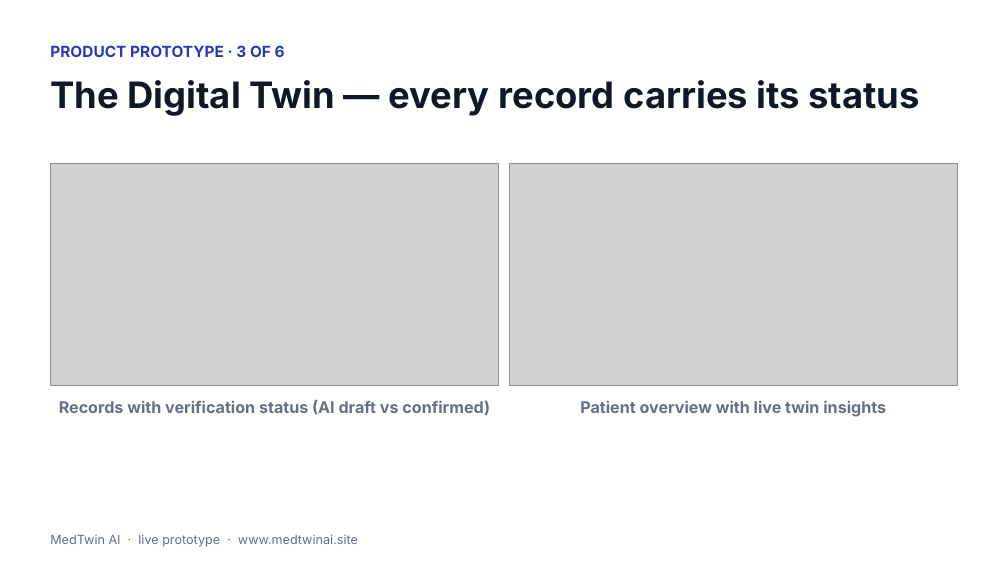
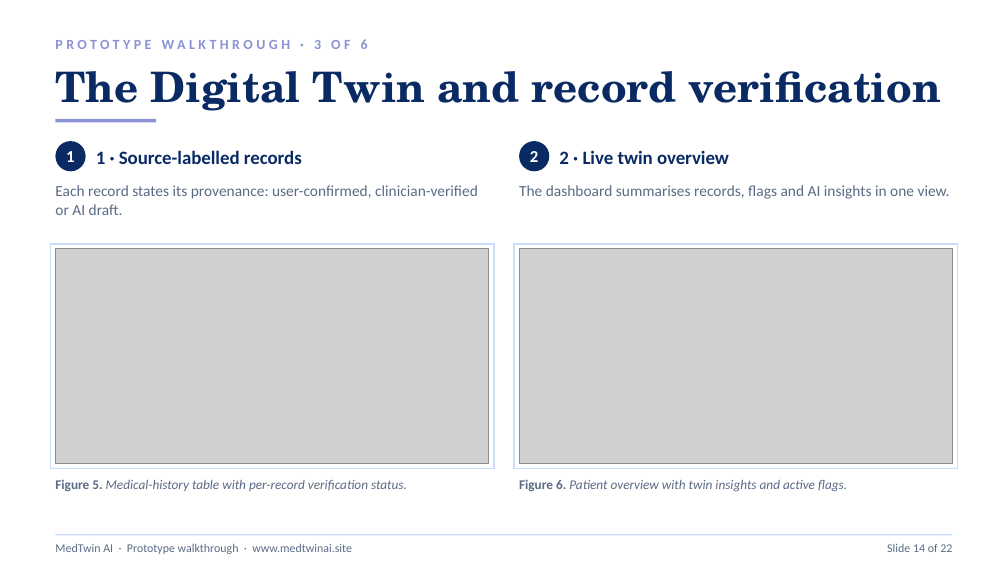
Before and after one commit to simul49/MedTwin-AI, a slide deck: slide 14 of MedTwin-AI-Presentation.pptx. Drawn at 1008x567 pixels with LibreOffice and Linux fonts; fonts in the diff are those of the drawing; grey boxes stand for pictures. Boxes give left, top, right and bottom in pixels: in the first picture for what was removed or moved away, otherwise in the second. Text is boxed around its words. In the diff, an @@ line names an element or a change of style, - is before the commit and + after.

Commit message:
docs: restyle prototype slides to match deck design system (Georgia titles, figure numbering, step badges)

```diff
--- a/MedTwin-AI-Presentation.pptx
+++ b/MedTwin-AI-Presentation.pptx
@@ text at [55, 39, 368, 49]: text changed; size 11 to 10 pt; font Inter to Calibri; text colour #2539B4 to #8B93D6 @@
-PRODUCT PROTOTYPE · 3 OF 6
+PROTOTYPE WALKTHROUGH · 3 OF 6
@@ text at [55, 71, 940, 111]: text changed; size 26 to 30 pt; font Inter to TeX Gyre Schola; text colour #101828 to #0A2A63 @@
-The Digital Twin — every record carries its status
+The Digital Twin and record verification
@@ rectangle added at [55, 119, 156, 123], fill #8B93D6 @@
@@ ellipse added at [55, 141, 86, 171], fill #0A2A63, 12 pt, text #FFFFFF, bold @@
+1
@@ ellipse added at [519, 141, 549, 171], fill #0A2A63, 12 pt, text #FFFFFF, bold @@
+2
@@ text at [96, 150, 302, 164]: text changed; size 11.5 to 13.5 pt; font Inter to Calibri; text colour #667085 to #0A2A63 @@
-Records with verification status (AI draft vs confirmed)
+1 · Source-labelled records
@@ text added at [559, 150, 729, 164], 13.5 pt, text #0A2A63, bold @@
+2 · Live twin overview
@@ text added at [55, 185, 478, 215], 11 pt, text #5B6B85 @@
+Each record states its provenance: user-confirmed, clinician-verified or AI draft.
@@ text added at [519, 185, 950, 199], 11 pt, text #5B6B85 @@
+The dashboard summarises records, flags and AI insights in one view.
@@ rectangle added at [50, 244, 494, 469], fill #FFFFFF, outline #CADCFC 1 pt @@
@@ picture: place and size @@
-picture at [50, 163, 499, 385]
+picture at [55, 249, 489, 464]
@@ rectangle added at [514, 244, 958, 469], fill #FFFFFF, outline #CADCFC 1 pt @@
@@ picture: place and size @@
-picture at [509, 163, 958, 385]
+picture at [519, 249, 953, 464]
@@ text at [519, 479, 847, 491]: text changed; size 11.5 to 9.5 pt; font Inter to Calibri; text colour #667085 to #5B6B85; bold off; italic on @@
-Patient overview with live twin insights
+Figure 6. Patient overview with twin insights and active flags.
@@ text added at [55, 480, 407, 491], 9.5 pt, text #5B6B85, italic @@
+Figure 5. Medical-history table with per-record verification status.
@@ rectangle added at [55, 534, 953, 535], fill #CADCFC @@
@@ text at [55, 544, 352, 554]: text changed; size 9 to 8.5 pt; font Inter to Calibri; text colour #667085 to #5B6B85 @@
-MedTwin AI · live prototype · www.medtwinai.site
+MedTwin AI · Prototype walkthrough · www.medtwinai.site
@@ text added at [887, 544, 952, 552], 8.5 pt, text #5B6B85 @@
+Slide 14 of 22
```
Also in this commit, not shown: 5 other slides changed.
